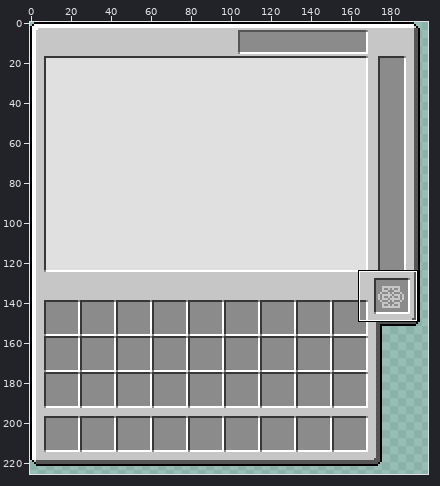
One commit to this sprite sheet: src/main/resources/assets/appliedenergistics2/textures/wtlib/gui/interface.png. The picture above shows the old version from afar; the outline marks the close-up.
Close-up. Before:
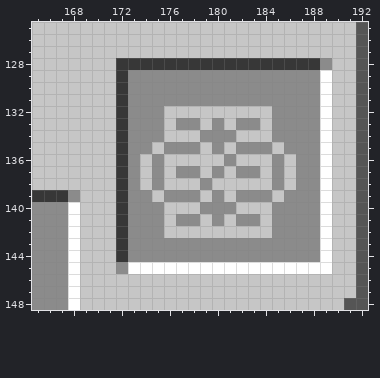
The file is 256x256 pixels. Shown: x 165..192, y 125..148. The wide view leaves out empty margins.
And afterwards:
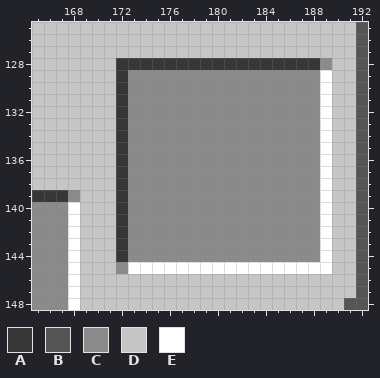
Palette (. is transparent): A #373737  B #555555  C #8b8b8b  D #c6c6c6  E #ffffff
Change:
y 132: x 176..184 DDDDDDDDD -> CCCCCCCCC
y 133: x 176 D -> C; x 179 D -> C; x 181 D -> C; x 184 D -> C
y 134: x 176..178 DDD -> CCC; x 182..184 DDD -> CCC
y 135: x 175 D -> C; x 179 D -> C; x 181 D -> C; x 185 D -> C
y 136: x 174 D -> C; x 176..180 DDDDD -> CCCCC; x 182..184 DDD -> CCC; x 186 D -> C
y 137: x 174 D -> C; x 176 D -> C; x 179 D -> C; x 181 D -> C; x 184 D -> C; x 186 D -> C
y 138: x 174 D -> C; x 176..178 DDD -> CCC; x 180..184 DDDDD -> CCCCC; x 186 D -> C
y 139: x 175 D -> C; x 179 D -> C; x 181 D -> C; x 185 D -> C
y 140: x 176..178 DDD -> CCC; x 182..184 DDD -> CCC
y 141: x 176 D -> C; x 179 D -> C; x 181 D -> C; x 184 D -> C
y 142: x 176..184 DDDDDDDDD -> CCCCCCCCC
